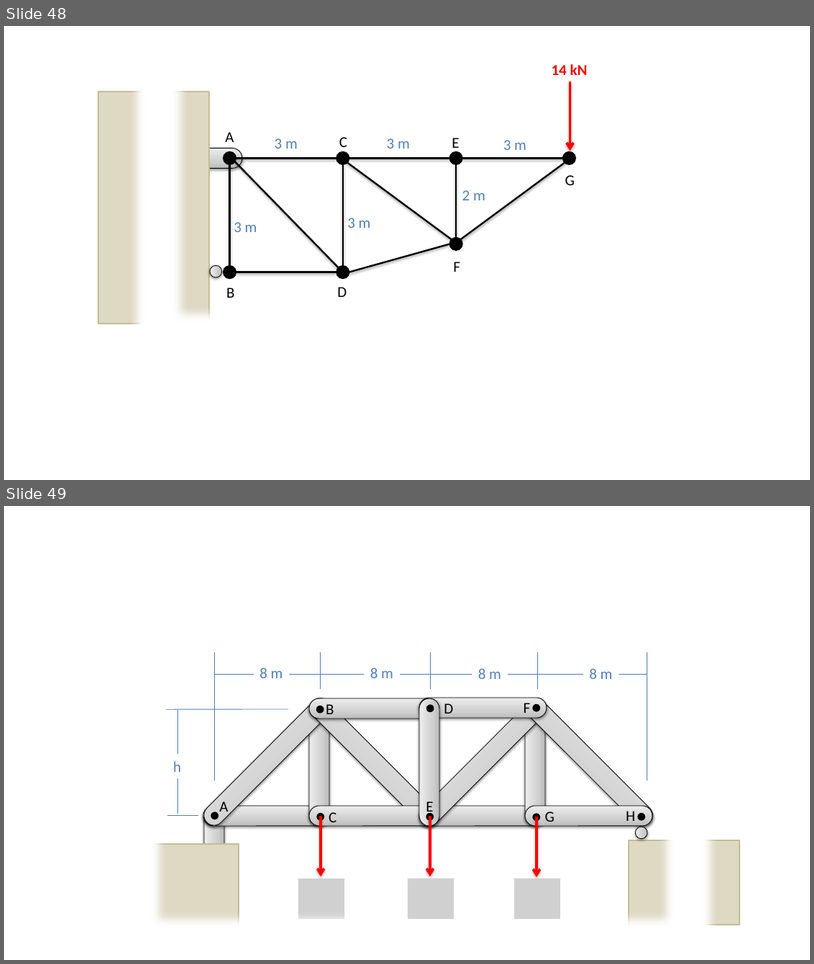
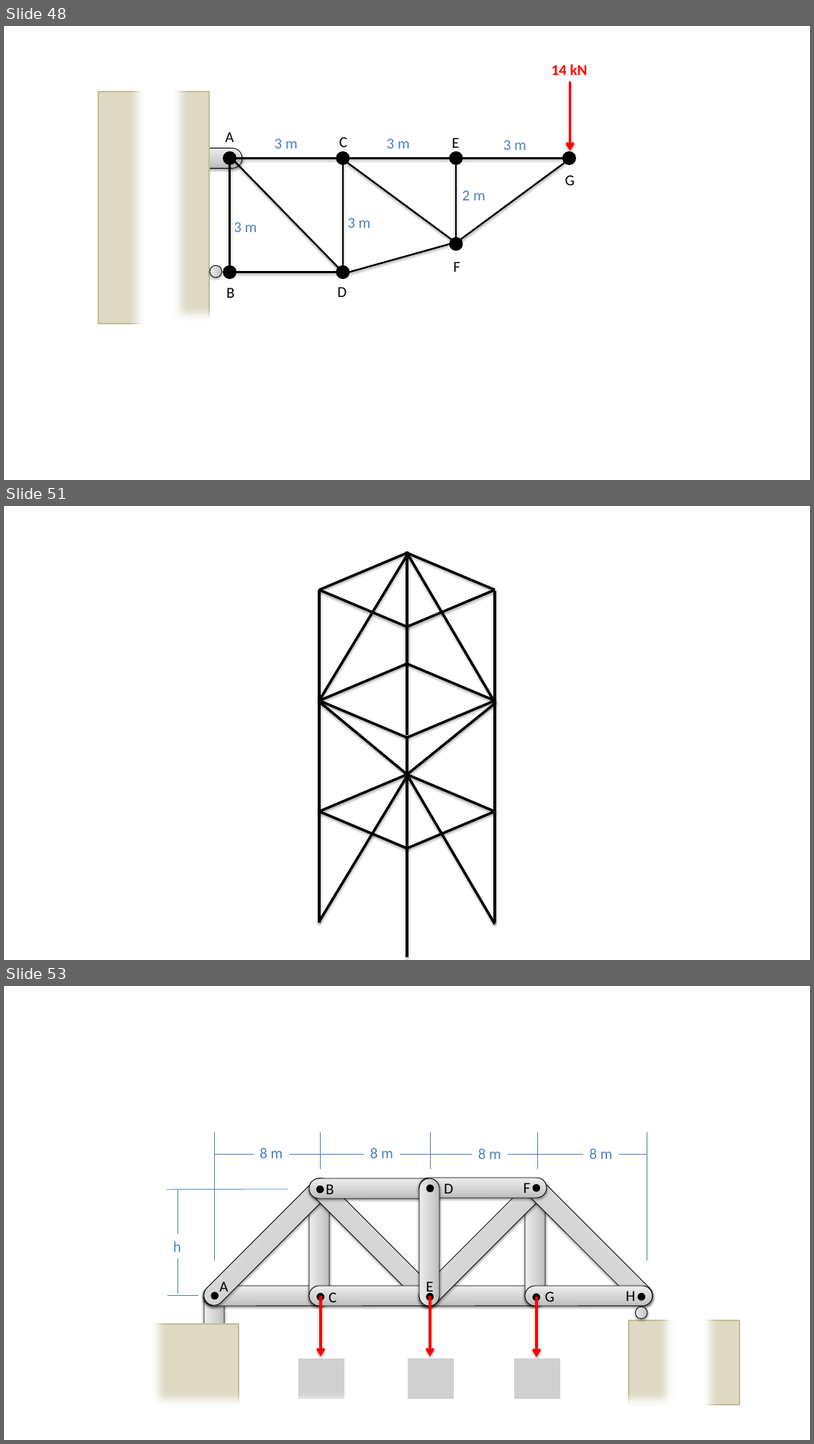
Before and after one commit to JacobMoore/mechanics_textbook, a slide deck: Homework Problems/Homework_Diagrams.pptx. Shown one above the other, each under a label of ours: slides 48 and 49 before the commit, slides 48, 51 and 53 after it; the slides between them are not shown. The pictures are 814x964 and 814x1444 pixels, drawn with LibreOffice and Linux fonts; fonts in the diff are those of the drawing; grey boxes stand for pictures. Boxes give left, top, right and bottom in pixels: in the first picture for what was removed or moved away, otherwise in the second. Text is boxed around its words. In the diff, an @@ line names an element or a change of style, - is before the commit and + after.

```diff
--- a/Homework Problems/Homework_Diagrams.pptx
+++ b/Homework Problems/Homework_Diagrams.pptx
@@ slide 51 added at <box>4,506,810,960</box>, background #FFFFFF @@
@@ line added from (407, 555) to (319, 700), #000000 3 pt @@
@@ group added at <box>319,554,495,627</box>: 4 lines @@
@@ line added from (407, 552) to (407, 663), #000000 3 pt @@
@@ line added from (407, 554) to (495, 702), #000000 3 pt @@
@@ line added from (319, 590) to (319, 701), #000000 3 pt @@
@@ line added from (495, 591) to (495, 701), #000000 3 pt @@
@@ line added from (407, 625) to (407, 735), #000000 3 pt @@
@@ group added at <box>319,664,495,738</box>: 4 lines @@
@@ line added from (319, 701) to (319, 811), #000000 3 pt @@
@@ line added from (407, 774) to (319, 701), #000000 3 pt @@
@@ line added from (407, 775) to (495, 703), #000000 3 pt @@
@@ line added from (495, 701) to (495, 811), #000000 3 pt @@
@@ line added from (407, 738) to (407, 849), #000000 3 pt @@
@@ line added from (407, 776) to (319, 921), #000000 3 pt @@
@@ group added at <box>319,775,495,849</box>: 4 lines @@
@@ line added from (407, 775) to (495, 924), #000000 3 pt @@
@@ line added from (319, 811) to (319, 922), #000000 3 pt @@
@@ line added from (495, 811) to (495, 922), #000000 3 pt @@
@@ line added from (407, 847) to (407, 957), #000000 3 pt @@
@@ what was slide 49 is now slide 53 @@
```
Also in this commit, not shown: 3 other slides added, 4 other files.
